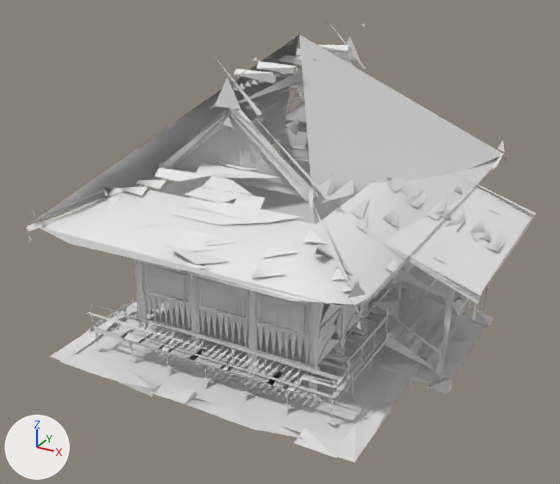
Renders of the glTF model game/assets/props/SM_Shrine_Hall.glb from each side of a commit.
One viewpoint serves both versions: a 50 mm camera at (10.72, -20.5, 12.63) aimed at (0.09, -1.19, 2.97). Lighting does not change. The marker at lower left points along +X, +Y and +Z. The picture after the commit comes second. Vertices at exactly the same position are counted once.

Objects in the first picture: 'SM_Shrine_Hall'.
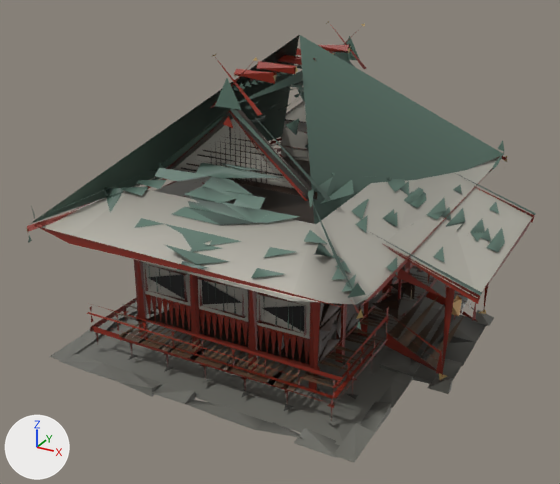
Boxes (x1, y1, x2, y2) around the edits, measured in the pictures (560 x 484 px):
'SM_Shrine_Hall', recoloured (darker): (26, 21, 536, 462) in both

What changed in the scene script:
```text
Change mat_x_prop:
    add n2 = _N.new('ShaderNodeMix'); n2.name = 'Mix'
    add n2.data_type = 'RGBA'
    add n2.blend_type = 'MULTIPLY'
    add n2.inputs[0].default_value = 1.0  # 'Factor'
    add n2.inputs[7].default_value = (0.8, 0.8, 0.8, 1.0)  # 'B', white #e7e7e7
    add n3 = _N.new('ShaderNodeVertexColor'); n3.name = 'Color Attribute'
    where n0 = _N.new('ShaderNodeBsdfPrincipled'); n0.name = 'Principled BSDF'
    add _L.new(n2.outputs[2], n0.inputs[0])  # 'Result' to 'Base Color'
    add _L.new(n3.outputs[0], n2.inputs[6])  # 'Color' to 'A'
Change me_sm_shrine_hall_001:
    where me_sm_shrine_hall_001.from_pydata(...)  # 3536 vertices, 2084 faces; spans x -5.07..6.83, y -6.52..6.52, z -0.1..9.09
    used by ob_sm_shrine_hall; location = (0.0, 0.0, 0.0)
    me_sm_shrine_hall_001 part 1: vertex colours changed
```
